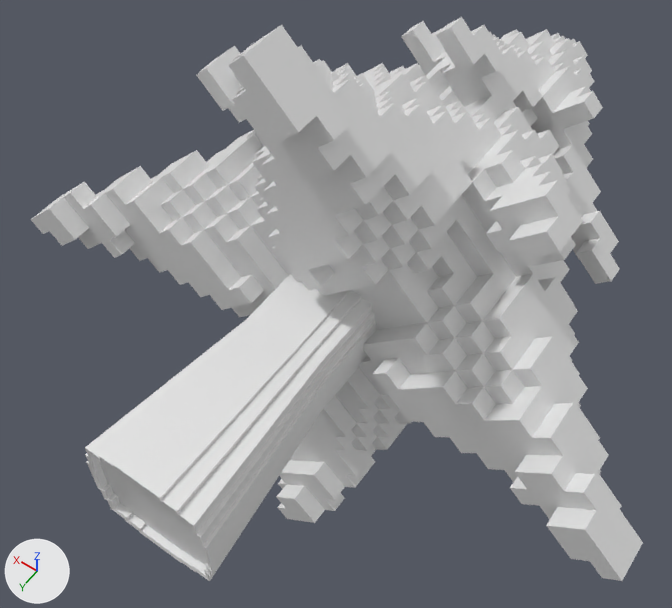
An edit to the FBX model OperationCoffeeShop/Assets/Art and Design/Models/brandons/tree_01.fbx, drawn before and after from the same camera.
Before and after are seen from a 50 mm lens placed at (-23.4, 13.3, 52.2), pointed at (1.7, -21.9, -3.2). Every picture has the same lights, and +X, +Y and +Z are marked at lower left. Where no turn or scale is listed for an object, it has been applied to the vertices. Vertices at the same position are counted once.

Objects in the first picture: 'tree'.
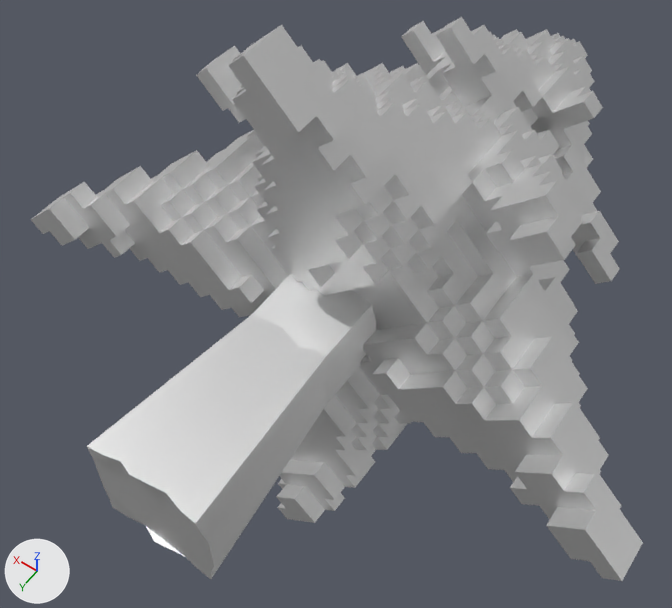
The newer file is also rescaled (x0.3), turned or shifted as a whole; pictures and numbers use the older file's frame.

What differs and where, as boxes (x1, y1, x2, y2) in the pictures (672 x 608 px):
part 1 of me_mesh_010, cut back: before (85, 26, 643, 581); after (87, 274, 376, 579)

What the commit changed:
Material 'Material_005' (mat_material_005_1) is new.
Its base color is (0.8, 0.8, 0.8) (white #e7e7e7).
Its metallic is 1.0.
Its roughness is 0.553.
Material 'Material_004' (mat_material_004_1) is new.
Its base color is (0.8, 0.8, 0.8) (white #e7e7e7).
Its metallic is 1.0.
Its roughness is 0.553.
me_mesh_010 is used by ob_tree; location (0.0, 0.0, 0.0).
me_mesh_010 had 2378 vertices, 2756 faces and spanned x -24.9..24.9, y -56.1..-0.1, z -24.9..24.9.
me_mesh_010 no longer uses material mat_material_004 (white #e7e7e7).
me_mesh_010 no longer uses material mat_material_005 (white #e7e7e7).
me_mesh_010 now has 2044 vertices, 4100 faces and spans x -24.9..24.9, y -56.1..-0.2, z -24.9..24.9.
me_mesh_010 part 1: 1 vertex moved within x -3.4, y -14.7, z -1.2; 420 vertices removed from x -23.4..14.6, y -51.7..-0.1, z -19.2..23.4; 86 vertices added at x -5.0..4.8, y -28.2..-0.2, z -4.6..4.8.
me_mesh_010 now uses material mat_material_005_1 (white #e7e7e7).
me_mesh_010 now uses material mat_material_004_1 (white #e7e7e7).
